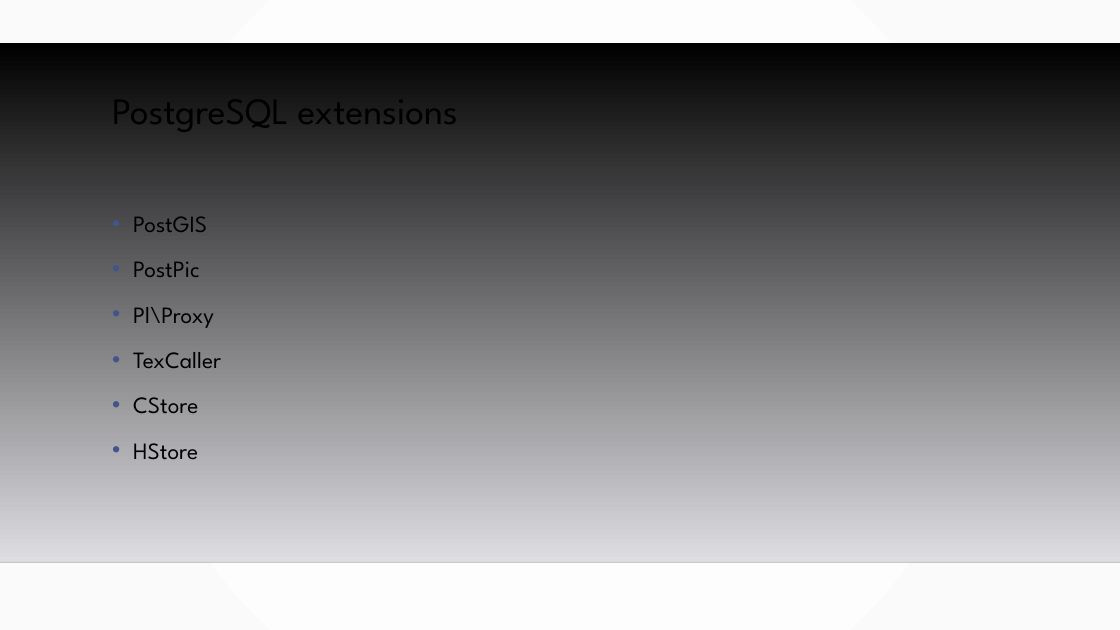
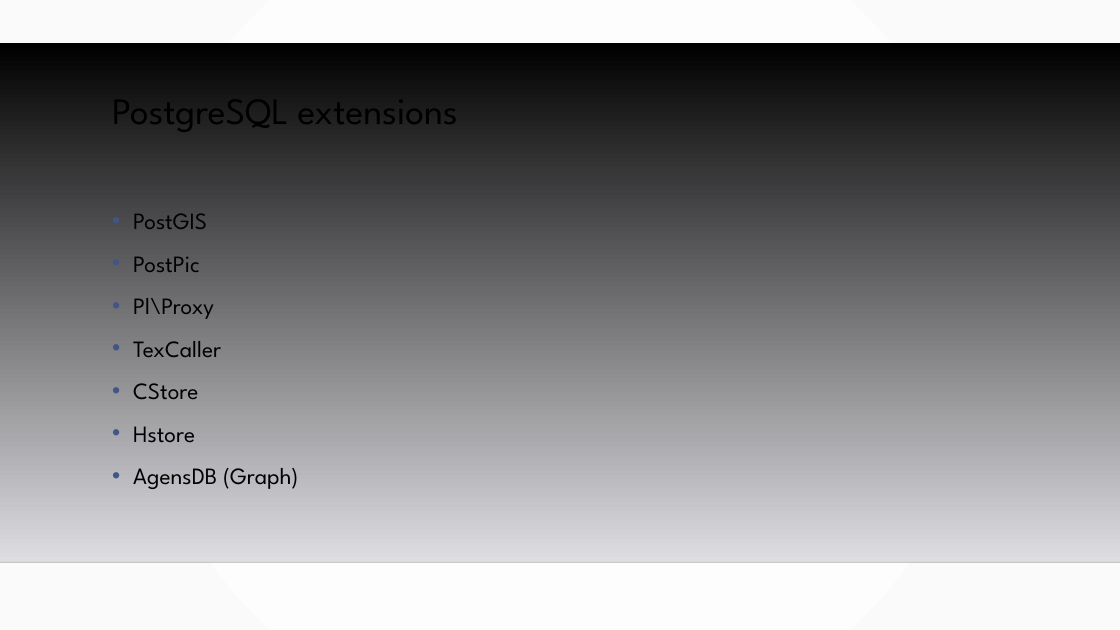
Before and after one commit to TomG007/gis5577, a slide deck: slide 9 of why_postgresql.odp. Drawn at 1120x630 pixels with LibreOffice and Linux fonts; fonts in the diff are those of the drawing; background and template pictures are left out. Boxes give left, top, right and bottom in pixels: in the first picture for what was removed or moved away, otherwise in the second. Text is boxed around its words. In the diff, an @@ line names an element or a change of style, - is before the commit and + after.

```diff
--- a/why_postgresql.odp
+++ b/why_postgresql.odp
@@ text at [133, 213, 221, 399]: line spacing 1.2 to 1.1 @@
@@ text at [133, 426, 298, 489]: text changed @@
-• HStore
+• Hstore
+• AgensDB (Graph)
```
Also in this commit, not shown: 1 other slide changed, 3 other files.
